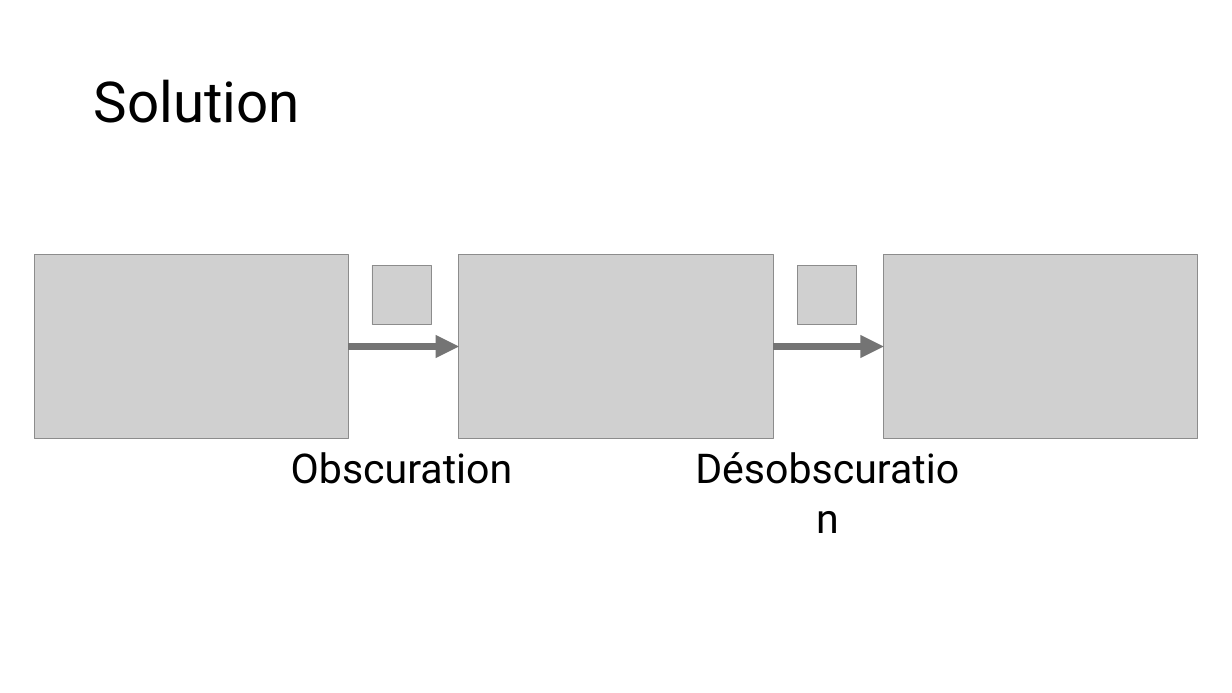
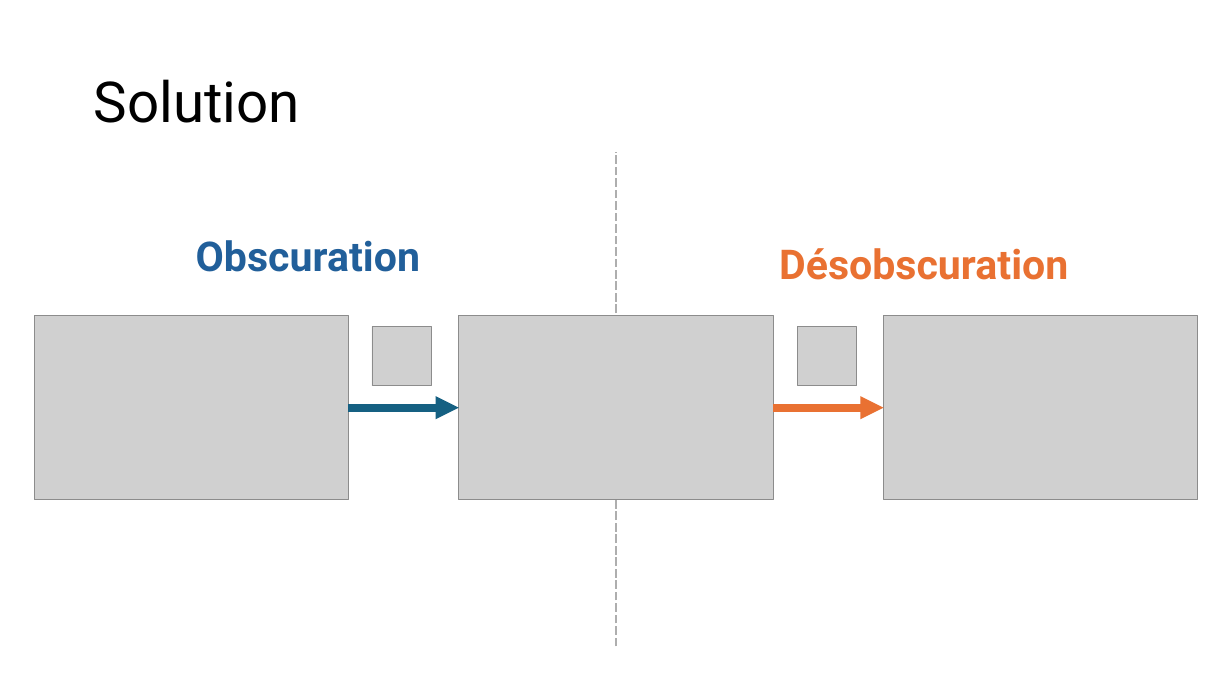
Before and after one commit to owilo/Stage, a slide deck: slide 3 of Documents/Slides/Obscuration de contenu numérique dans une image.pptx. Drawn at 1232x693 pixels with LibreOffice and Linux fonts; fonts in the diff are those of the drawing; grey boxes stand for pictures. Boxes give left, top, right and bottom in pixels: in the first picture for what was removed or moved away, otherwise in the second. Text is boxed around its words. In the diff, an @@ line names an element or a change of style, - is before the commit and + after.

```diff
--- a/Documents/Slides/Obscuration de contenu numérique dans une image.pptx
+++ b/Documents/Slides/Obscuration de contenu numérique dans une image.pptx
@@ line added from (616, 647) to (616, 152), #AEAEAE 2.25 pt dashed @@
@@ text "Obscuration" moved from (x1=291, y1=452, x2=513, y2=484) to (x1=196, y1=240, x2=420, y2=272) @@
@@ text "Obscuration" at (x1=196, y1=240, x2=420, y2=272): text colour #000000 to #215F9A, bold on @@
@@ text "Désobscuration" moved from (x1=683, y1=438, x2=972, y2=497) to (x1=779, y1=248, x2=1068, y2=280) @@
@@ text "Désobscuration" at (x1=779, y1=248, x2=1068, y2=280): text colour #000000 to #E97132, bold on @@
@@ arrow (348, 408) - (459, 408): stroke #747474 6 pt to #156082 6 pt @@
@@ 5 pictures, 2 arrows moved together from (x1=34, y1=255, x2=1198, y2=439) to (x1=34, y1=316, x2=1198, y2=500) @@
@@ arrow (774, 408) - (884, 408): stroke #747474 6 pt to #E97132 6 pt @@
```
Also in this commit, not shown: 19 other slides changed, 3 slides added, 1 slide removed.
